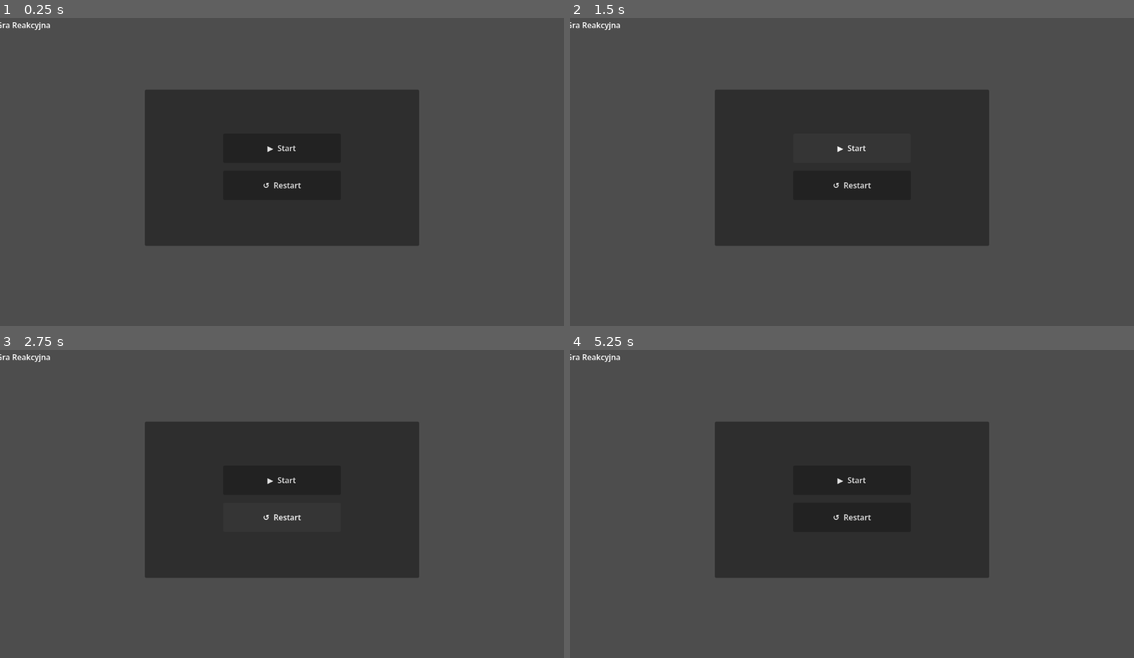
Above: before the commit, frames 1-4 (two rows, left to right).
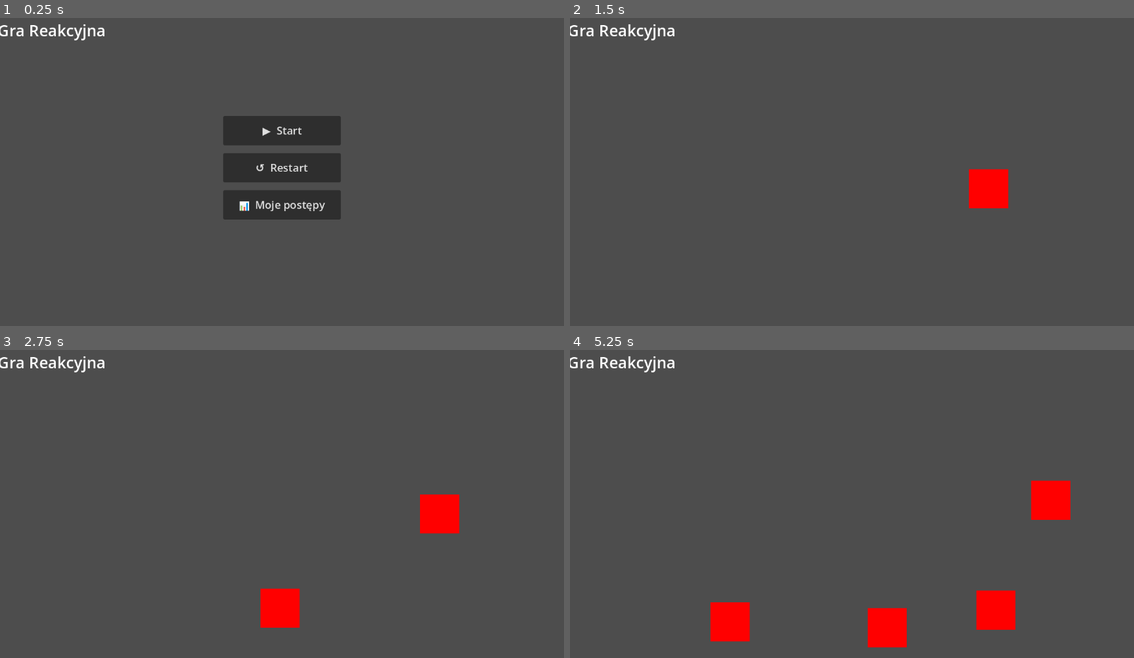
Above: after the commit, the same moments.

Repository: XMefilesX/Rehagame
Game: Godot game, scene res://main.tscn
Two runs of this game, one before a commit and one after it. Both use one fixed random seed, a clock stepped at 60 frames per second and the inputs below.
Inputs (mouse positions are in pixels of both pictures, inside the frame that each line leads up to):
- Up to frame 1 (0.25 s): no input
- Up to frame 2 (1.5 s): click "▶ Start" at 0.5 s; click (852, 147) at 1.25 s, where only the run before the commit has a clickable "▶ Start"
- Up to frame 3 (2.75 s): click (282, 516) at 2 s, where only the run before the commit has a clickable "↺ Restart"
- Up to frame 4 (5.25 s): click (852, 516) at 2.75 s, where only the run before the commit has a clickable "↺ Restart"; click (852, 516) at 3.5 s, where only the run before the commit has a clickable "↺ Restart"; click (852, 479) at 4.25 s, where only the run before the commit has a clickable "▶ Start"; tap Enter at 5, 5.1 s; move the mouse to (976, 482) at 5.02 s; click (976, 482) at 5.17 s

The runs differ from the first frame. In frame 1, 19% of the frame differs, in the area x 0-75%, y 1-74%; in frame 2, 24%; in frame 3, 25%; in frame 4, 29%, in the area x 0-89%, y 1-97%.

Commit message:
Fix E1: Buttons Start and Restart not responding - Main node had wrong script (DifficultyManager.gd instead of main.gd)

Diff:
--- a/main.tscn
+++ b/main.tscn
@@ -1,9 +1,9 @@
 [gd_scene format=3 uid="uid://c2moxdg0s1u01"]
 
-[ext_resource type="Script" uid="uid://dlpdngv60okub" path="res://DifficultyManager.gd" id="1_ig7tw"]
+[ext_resource type="Script" uid="uid://d2n4hd6ojb7bo" path="res://main.gd" id="1_main"]
 
 [node name="Main" type="Node2D" unique_id=1466869044]
-script = ExtResource("1_ig7tw")
+script = ExtResource("1_main")
 
 [node name="Tlo" type="ColorRect" parent="." unique_id=1279080319]
 anchors_preset = 15
